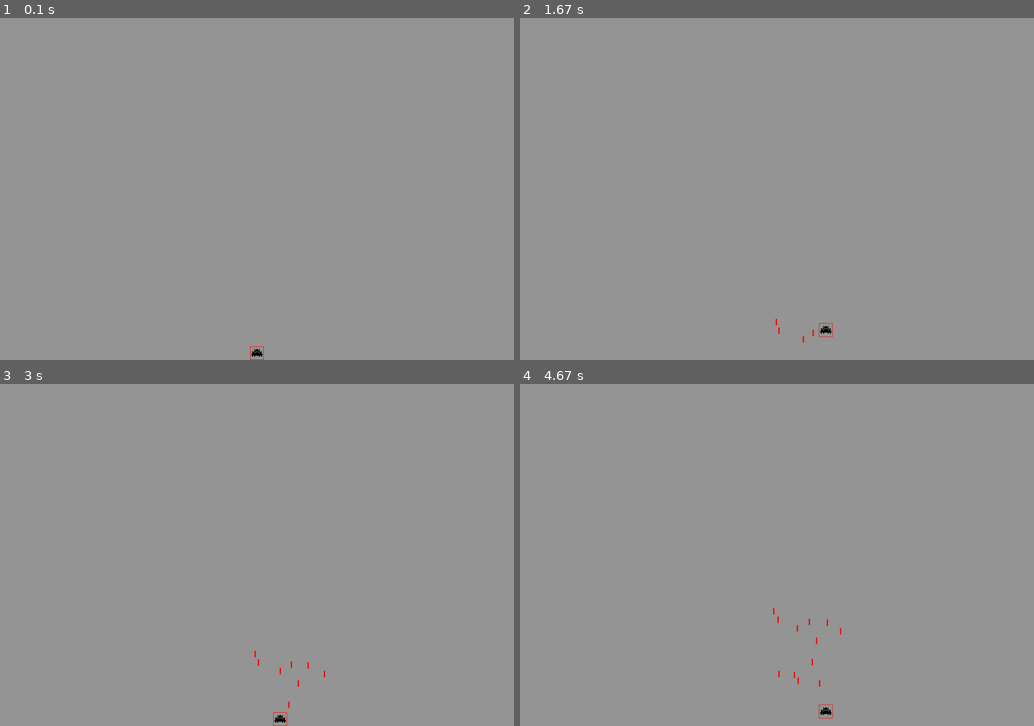
Above: before the commit, frames 1-4 (two rows, left to right).
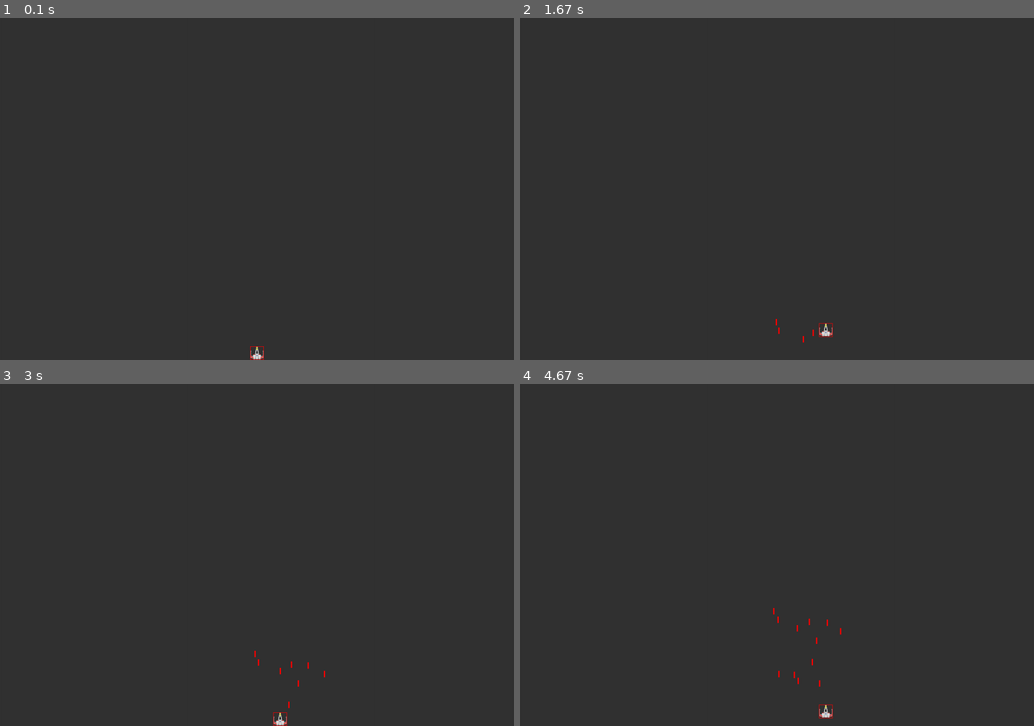
Above: after the commit, the same moments.

Repository: ZachHofmeister/Pygame-Bulletship
Game: pygame game, started from game.py
The game is run twice, just before and just after one commit, with the same random seed, the same clock (stepped at 60 frames per second) and the same inputs.
Inputs:
- Up to frame 1 (0.1 s): no input
- Up to frame 2 (1.67 s): tap Space at 0.33, 0.73, 1.03, 1.23, 1.57 s; hold Right 0.67-1.13 s; hold Up 1.17-1.47 s; hold Right from 1.5 s (still down)
- Up to frame 3 (3 s): tap Space at 1.87, 2.07, 2.37, 2.63, 2.97 s; release Right at 1.97 s; hold Left 2-2.53 s; hold Down 2.57-2.87 s; hold Left from 2.9 s (still down)
- Up to frame 4 (4.67 s): tap Space at 3.27, 3.4, 3.8, 4.1, 4.47 s; release Left at 3.3 s; hold Up 3.33-3.7 s; hold Right 3.73-4.37 s; hold Down from 4.4 s (still down)

The runs differ from the first frame. In frame 1, 100% of the frame differs, in the area x 0-100%, y 0-100%; in frame 2, 100%; in frame 3, 100%; in frame 4, 100%.

Commit message:
New ship graphics

Diff:
--- a/game.py
+++ b/game.py
@@ -11,7 +11,7 @@
     def __init__(self):
         self.screen_width = 1200
         self.screen_height = 800
-        self.bg_color = (150, 150, 150)
+        self.bg_color = (50, 50, 50)
 
         self.ship_speed_factor = 3
 
Binary file changed: images/ship.bmp
